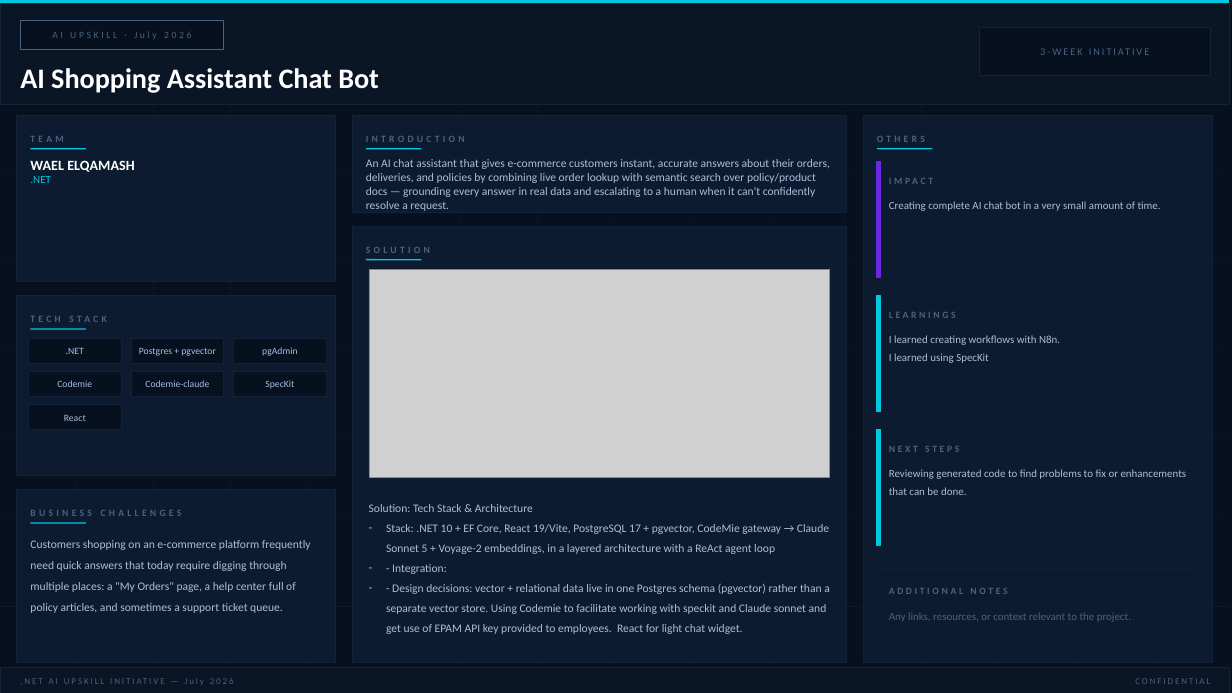
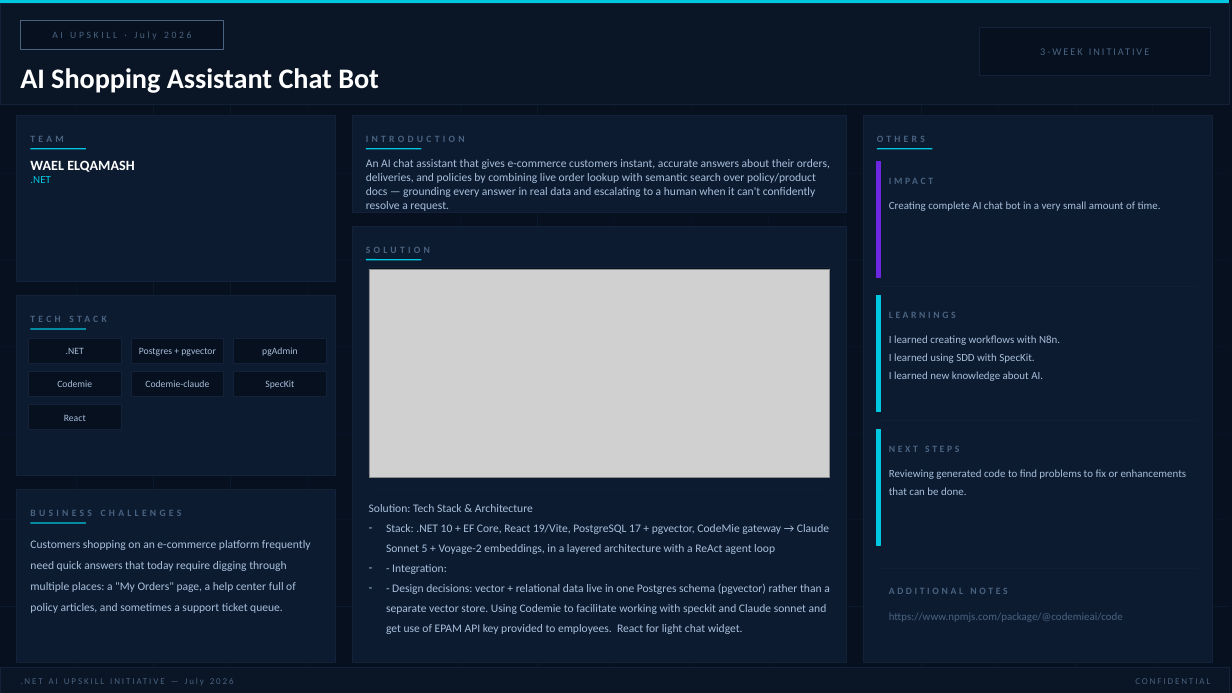
Before and after one commit to Wello86/LearningN8N, a slide deck: slide 1 of Files/Wael_Elqamash - AI_Upskill - July.2026.pptx. Drawn at 1232x693 pixels with LibreOffice and Linux fonts; fonts in the diff are those of the drawing; grey boxes stand for pictures. Boxes give left, top, right and bottom in pixels: in the first picture for what was removed or moved away, otherwise in the second. Text is boxed around its words. In the diff, an @@ line names an element or a change of style, - is before the commit and + after.

```diff
--- a/Files/Wael_Elqamash - AI_Upskill - July.2026.pptx
+++ b/Files/Wael_Elqamash - AI_Upskill - July.2026.pptx
@@ text at bbox=[889, 353, 1043, 381]: text changed @@
-I learned using SpecKit
+I learned using SDD with SpecKit.
+I learned new knowledge about AI.
@@ text at bbox=[889, 613, 1123, 622]: text changed @@
-Any links, resources, or context relevant to the project.
+https://www.npmjs.com/package/@codemieai/code
```
Also in this commit, not shown: 5 other files.
